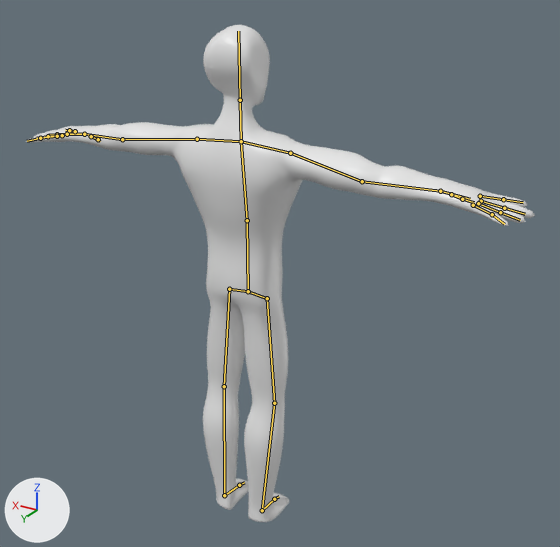
One commit to the Blender file intermediate_assets/blender/dummy.blend: the scene before it, then after it.
One viewpoint serves both versions: a camera (50 mm lens) standing at (-1.46, 2.18, 2.18) and looking at (-0.08, -0.12, 1.03). Every picture has the same lights, and +X, +Y and +Z are marked at lower left. The bones that bend it are drawn over the model as lines.
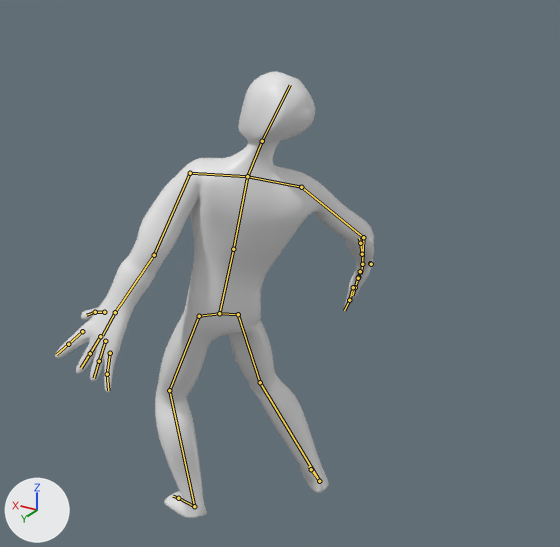
The newer file adds an action. The first version stands in its rest pose; the second is drawn at frame 0 of the action 'StandStun'.

Pixel boxes (x1, y1, x2, y2) of what changed, in the pictures (560 x 547 px):
'Mesh', posed (37% narrower, 10% shorter)
    before: (26, 25, 535, 522)
    after: (55, 72, 374, 518)
bone 'Abdomen', root to tip
    before: (248, 291) to (247, 220)
    after: (219, 313) to (233, 249)
bone 'Chest', root to tip
    before: (247, 220) to (241, 141)
    after: (233, 249) to (247, 176)
bone 'Neck', root to tip
    before: (241, 141) to (240, 100)
    after: (247, 176) to (262, 141)
bone 'Head', root to tip
    before: (240, 100) to (238, 31)
    after: (262, 141) to (290, 85)
bone 'IndexBase.L', root to tip
    before: (75, 131) to (69, 130)
    after: (82, 331) to (68, 344)
bone 'LittleBase.L', root to tip
    before: (57, 136) to (40, 138)
    after: (110, 353) to (107, 374)
bone 'IndexBase.R', root to tip
    before: (480, 196) to (503, 199)
    after: (370, 263) to (371, 264)

Diff of the bpy script that builds the scene:
```diff
--- a/intermediate_assets/blender/dummy.blend.py
+++ b/intermediate_assets/blender/dummy.blend.py
@@ bone_funny @@
 bone_funny = bpy.data.objects['Armature'].pose.bones['Funny']
-bone_funny.location = (0.0, 0.0, 0.0)
-bone_funny.rotation_quaternion = (1.0, 0.0, 0.0, 0.0)  # degrees (0, 0, 0)
+bone_funny.location = (0.114, -0.087, -0.052)
+bone_funny.rotation_quaternion = (0.853, -0.092, 0.502, 0.112)  # degrees (-5, 61, 12)
@@ bone_abdomen @@
 bone_abdomen = bpy.data.objects['Armature'].pose.bones['Abdomen']  # child of 'Funny'
-bone_abdomen.rotation_quaternion = (1.0, 0.0, 0.0, 0.0)  # degrees (0, 0, 0)
+bone_abdomen.rotation_quaternion = (0.991, 0.057, -0.112, -0.043)  # degrees (7, -12, -6)
@@ bone_chest @@
 bone_chest = bpy.data.objects['Armature'].pose.bones['Chest']  # child of 'Abdomen'
-bone_chest.rotation_quaternion = (1.0, 0.0, 0.0, 0.0)  # degrees (0, 0, 0)
+bone_chest.rotation_quaternion = (0.997, 0.018, -0.072, -0.027)  # degrees (2, -8, -3)
@@ bone_neck @@
 bone_neck = bpy.data.objects['Armature'].pose.bones['Neck']  # child of 'Chest'
-bone_neck.rotation_quaternion = (1.0, 0.0, 0.0, 0.0)  # degrees (0, 0, 0)
+bone_neck.rotation_quaternion = (0.993, -0.072, 0.0, 0.092)  # degrees (-8, 1, 11)
@@ bone_head @@
 bone_head = bpy.data.objects['Armature'].pose.bones['Head']  # child of 'Neck'
-bone_head.rotation_quaternion = (1.0, 0.0, 0.0, 0.0)  # degrees (0, 0, 0)
+bone_head.rotation_quaternion = (0.937, -0.046, 0.347, 0.002)  # degrees (-6, 41, -2)
@@ bone_heelik_l @@
 bone_heelik_l = bpy.data.objects['Armature'].pose.bones['HeelIK.L']
-bone_heelik_l.location = (0.0, 0.0, 0.0)
-bone_heelik_l.rotation_quaternion = (1.0, 0.0, 0.0, 0.0)  # degrees (0, 0, 0)
+bone_heelik_l.location = (0.068, 0.122, 0.0)
+bone_heelik_l.rotation_quaternion = (0.778, 0.0, 0.0, 0.628)  # degrees (0, 0, 78)
@@ bone_kneeik_l @@
 bone_kneeik_l = bpy.data.objects['Armature'].pose.bones['KneeIK.L']
-bone_kneeik_l.location = (0.0, 0.0, 0.0)
+bone_kneeik_l.location = (-0.553, 0.519, -0.277)
@@ bone_elbowik_l @@
 bone_elbowik_l = bpy.data.objects['Armature'].pose.bones['ElbowIK.L']
-bone_elbowik_l.location = (0.0, 0.0, 0.0)
+bone_elbowik_l.location = (-0.396, 0.664, -2.289)
@@ bone_handik_l @@
 bone_handik_l = bpy.data.objects['Armature'].pose.bones['HandIK.L']
-bone_handik_l.location = (0.0, 0.0, 0.0)
-bone_handik_l.rotation_quaternion = (1.0, 0.0, 0.0, 0.0)  # degrees (0, 0, 0)
+bone_handik_l.location = (-0.463, -0.509, -0.377)
+bone_handik_l.rotation_quaternion = (0.682, -0.409, 0.564, -0.223)  # degrees (-88, 36, -71)
@@ bone_indexbase_l @@
 bone_indexbase_l = bpy.data.objects['Armature'].pose.bones['IndexBase.L']  # child of 'Hand.L'
-bone_indexbase_l.location = (0.0, 0.0, 0.0)
+bone_indexbase_l.location = (0.019, 0.013, 0.015)
@@ bone_littlebase_l @@
 bone_littlebase_l = bpy.data.objects['Armature'].pose.bones['LittleBase.L']  # child of 'Hand.L'
-bone_littlebase_l.location = (0.0, 0.0, 0.0)
+bone_littlebase_l.location = (-0.003, 0.021, -0.011)
@@ bone_heelik_r @@
 bone_heelik_r = bpy.data.objects['Armature'].pose.bones['HeelIK.R']
-bone_heelik_r.location = (0.0, 0.0, 0.0)
-bone_heelik_r.rotation_quaternion = (1.0, 0.0, 0.0, 0.0)  # degrees (0, 0, 0)
+bone_heelik_r.location = (-0.124, -0.266, 0.02)
+bone_heelik_r.rotation_quaternion = (0.921, 0.0, 0.0, 0.391)  # degrees (0, 0, 46)
@@ bone_kneeik_r @@
 bone_kneeik_r = bpy.data.objects['Armature'].pose.bones['KneeIK.R']
-bone_kneeik_r.location = (0.0, 0.0, 0.0)
+bone_kneeik_r.location = (-2.442, -1.26, 0.135)
@@ bone_elbowik_r @@
 bone_elbowik_r = bpy.data.objects['Armature'].pose.bones['ElbowIK.R']
-bone_elbowik_r.location = (0.0, 0.0, 0.0)
-bone_elbowik_r.rotation_quaternion = (1.0, 0.0, 0.0, 0.0)  # degrees (0, 0, 0)
+bone_elbowik_r.location = (-1.79, -1.37, -1.087)
+bone_elbowik_r.rotation_quaternion = (0.273, -0.149, -0.153, 0.938)  # degrees (-22, 11, 145)
@@ bone_handik_r @@
 bone_handik_r = bpy.data.objects['Armature'].pose.bones['HandIK.R']
-bone_handik_r.location = (0.0, 0.0, 0.0)
-bone_handik_r.rotation_quaternion = (1.0, 0.0, 0.0, 0.0)  # degrees (0, 0, 0)
+bone_handik_r.location = (0.36, -0.485, 0.402)
+bone_handik_r.rotation_quaternion = (0.605, -0.209, 0.269, 0.719)  # degrees (10, 39, 103)
@@ bone_indexbase_r @@
 bone_indexbase_r = bpy.data.objects['Armature'].pose.bones['IndexBase.R']  # child of 'Hand.R'
-bone_indexbase_r.location = (0.0, 0.0, 0.0)
+bone_indexbase_r.location = (-0.019, 0.013, 0.015)
```
